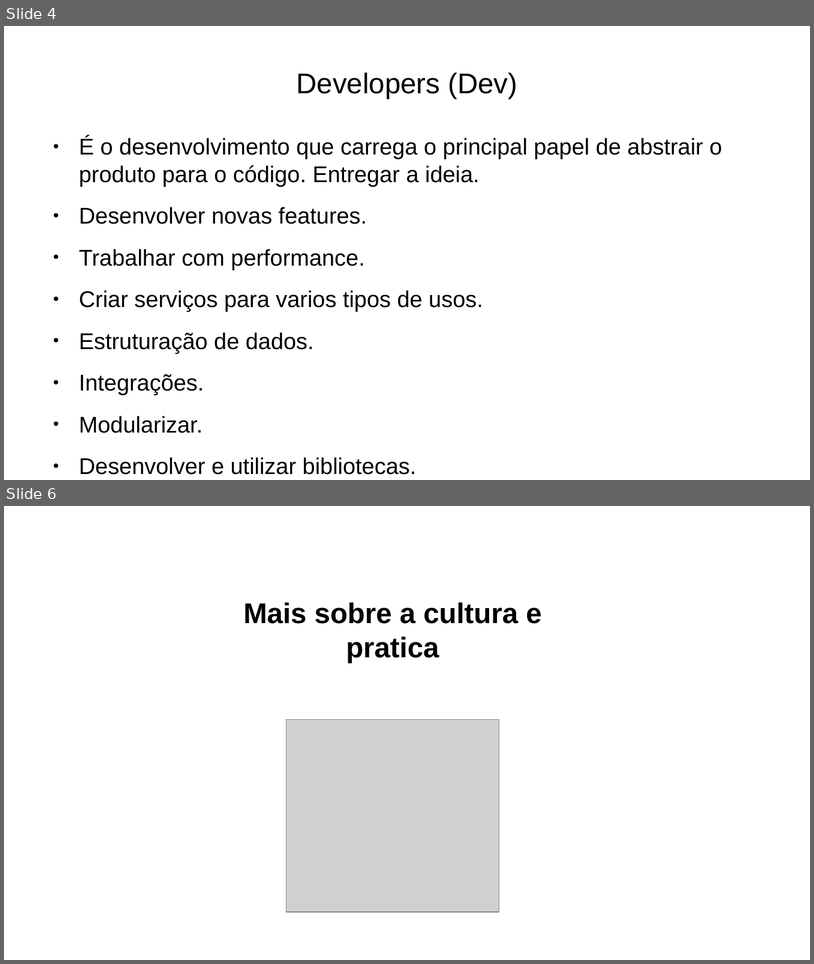
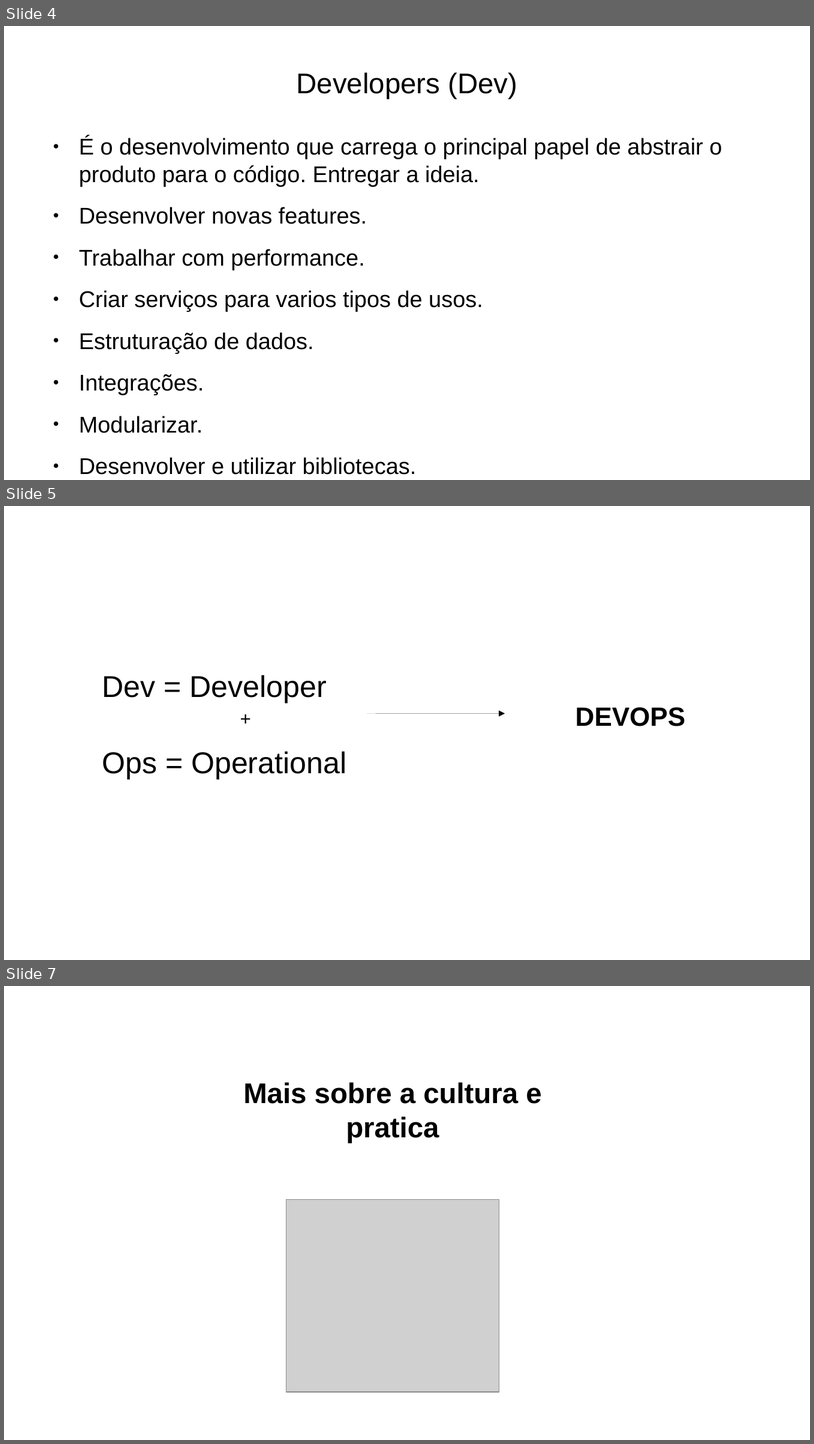
Before and after one commit to ramonesc3po/workshop-devops, a slide deck: files/workshop_devops.odp. Shown one above the other, each under a label of ours: slides 4 and 6 before the commit, slides 4, 5 and 7 after it; the slides between them are not shown. The pictures are 814x964 and 814x1444 pixels, drawn with LibreOffice and Linux fonts; fonts in the diff are those of the drawing; grey boxes stand for pictures. Boxes give left, top, right and bottom in pixels: in the first picture for what was removed or moved away, otherwise in the second. Text is boxed around its words. In the diff, an @@ line names an element or a change of style, - is before the commit and + after.

```diff
--- a/files/workshop_devops.odp
+++ b/files/workshop_devops.odp
@@ slide 5 added at (4, 506, 810, 960), background #FFFFFF @@
@@ text added at (102, 675, 347, 779), 29.6 pt, text #000000 @@
+Dev = Developer
+        +
+Ops = Operational
@@ arrow added from (367, 713) to (505, 713), #000000 0 pt @@
@@ text added at (576, 707, 686, 726), 26 pt, text #000000, bold @@
+DEVOPS
@@ what was slide 6 is now slide 7 @@
```
Also in this commit, not shown: 5 slides changed, 3 other slides added, 2 slides removed, 2 other files.
